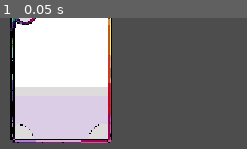
Above: before the commit, frame 1.
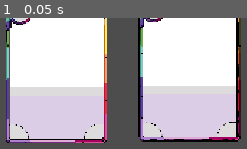
Above: after the commit, the same moment.

Repository: ArthurGuaxinim/Call-of-The-Void-Card-Game
Game: Godot game, scene res://Scene/Scene_Tests_Nier/main.tscn
Two runs of this game, one before a commit and one after it. Both use one fixed random seed, a clock stepped at 60 frames per second and the inputs below.
Inputs:
- Up to frame 1 (0.05 s): no input

The runs differ from the first frame. In frame 1, 46% of the frame differs, in the area x 2-98%, y 0-96%.

Commit message:
Bug_Card_Offscreen_Resolved
Nome - data: Nier - 31/08/2026
Atualizações feitas:
 Bug de carta saindo da tela corrigido
---------------------------------------------
Name - Data: Nier - 08/31/2026
Updates made: (Bug causing cards to go off-screen fixed)

Diff:
--- a/Scene/Scene_Tests_Nier/main.tscn
+++ b/Scene/Scene_Tests_Nier/main.tscn
@@ -9,7 +9,7 @@
 script = ExtResource("1_oj4eh")
 
 [node name="Card" parent="Cardmanager" unique_id=1435173483 instance=ExtResource("2_ibdkg")]
-position = Vector2(-109, 29)
+position = Vector2(317, 73)
 
 [node name="Card2" parent="Cardmanager" unique_id=2079773275 instance=ExtResource("2_ibdkg")]
-position = Vector2(132, 76)
+position = Vector2(125, 76)
--- a/Scripts/Scripts_Test_Nier/cardmanager.gd
+++ b/Scripts/Scripts_Test_Nier/cardmanager.gd
@@ -1,11 +1,16 @@
 extends Node2D
 var card_being_dragged
+var screen_size
 var drag_offset := Vector2.ZERO
+func _ready() -> void:
+	screen_size = get_viewport_rect().size
+
 # Called every frame. 'delta' is the elapsed time since the previous frame.
 func _process(delta: float) -> void:
 	if card_being_dragged:
 		var mouse_pos = get_global_mouse_position()
-		card_being_dragged.position = mouse_pos + drag_offset
+		card_being_dragged.position = Vector2(clamp(mouse_pos.x, 0, screen_size.x),
+		clamp(mouse_pos.y, 0, screen_size.y))
 func _input(event):
 	if event is InputEventMouseButton and event.button_index == MOUSE_BUTTON_LEFT:
 		if event.pressed:
@@ -33,8 +38,5 @@
 		print(result)
 		return result[0].collider.get_parent()
 	return null
-func _ready() -> void:
-	pass # Replace with function body.
-
 
 # Called every frame. 'delta' is the elapsed time since the previous frame.
